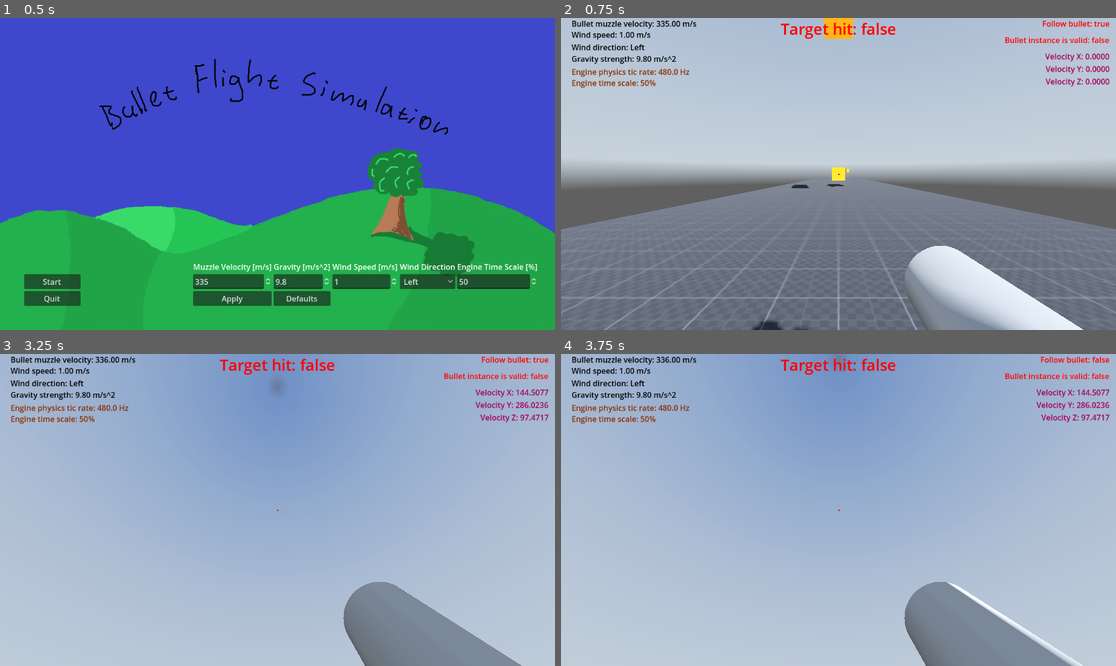
Above: before the commit, frames 1-4 (two rows, left to right).
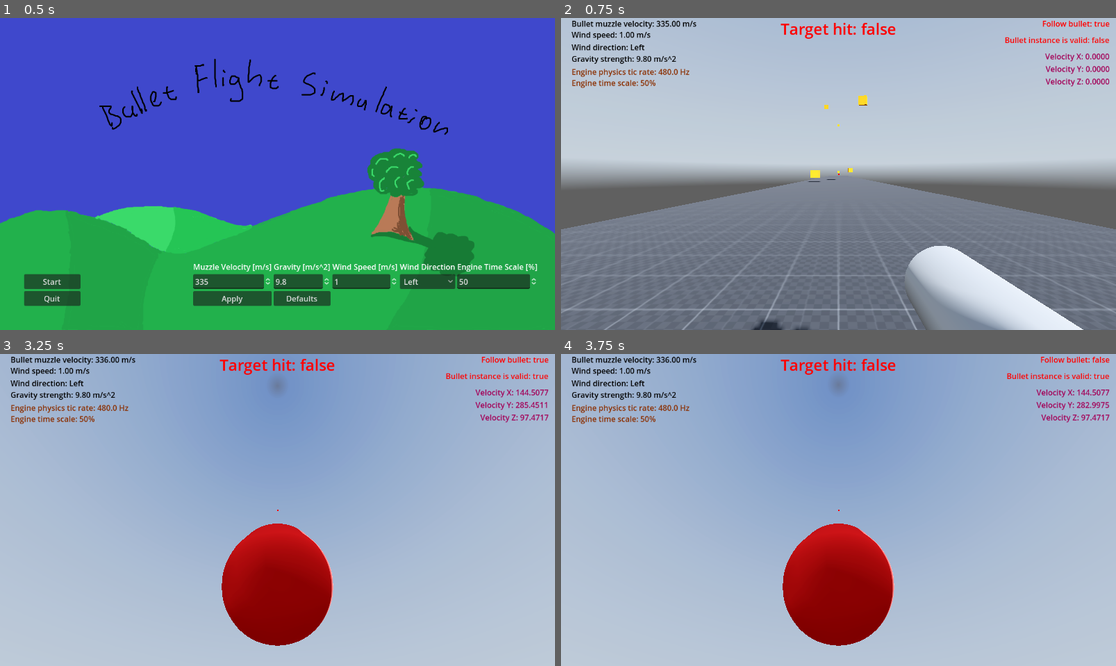
Above: after the commit, the same moments.

Repository: MrJacob252/FSI_bullet_balistics
Game: Godot game, scene res://scenes/main_menu.tscn
Two runs of this game, one before a commit and one after it. Both use one fixed random seed, a clock stepped at 60 frames per second and the inputs below. A sky picture missing from this copy of the repository is replaced by a grey-blue gradient.
Inputs (mouse positions are in pixels of both pictures, inside the frame that each line leads up to):
- Up to frame 1 (0.5 s): no input
- Up to frame 2 (0.75 s): click "Start" at 0.5 s
- Up to frame 3 (3.25 s): tap Enter at 1.25 s; move the mouse to (305, 510) at 1.27 s; hold Page Up (bullet_speed_up) from 1.28 s (still down); right-click (305, 510) at 1.35 s; tap G (reset_gravity) at 2, 2.75 s; move the mouse to (249, 510) at 2.02 s; tap Ctrl (ctrl_mod) at 2.1 s; move the mouse to (288, 503) at 2.77 s; click (288, 503) at 2.85 s
- Up to frame 4 (3.75 s): keep holding Page Up (bullet_speed_up); move the mouse to (832, 516) at 3.52 s; tap E (follow_cam_switch) at 3.6 s

Frame 1 is identical in both runs. In frame 2, 1.3% of the frame differs, in the area x 0-100%, y 0-94%; in frame 3, 11%, in the area x 39-99%, y 6-100%; in frame 4, 11%.

Commit message:
Renamed, repositioned and added targets

Diff:
--- a/scenes/main.tscn
+++ b/scenes/main.tscn
@@ -15,7 +15,7 @@
 uv1_triplanar = true
 
 [sub_resource type="BoxShape3D" id="BoxShape3D_5smnn"]
-size = Vector3(59.637, 1000, 164.467)
+size = Vector3(279.383, 988.712, 422.471)
 
 [sub_resource type="PanoramaSkyMaterial" id="PanoramaSkyMaterial_w6nby"]
 panorama = ExtResource("2_03y14")
@@ -51,23 +51,55 @@
 [node name="stage" type="Node3D" parent="."]
 
 [node name="floor" type="CSGBox3D" parent="stage"]
-transform = Transform3D(1, 0, 0, 0, 1, 0, 0, 0, 1, 0, -2, -67.2833)
+transform = Transform3D(1, 0, 0, 0, 1, 0, 0, 0, 1, 0, -2, -105)
 material_override = SubResource("StandardMaterial3D_13jbb")
 use_collision = true
 collision_layer = 3
 collision_mask = 3
-size = Vector3(20, 4, 144.567)
-
-[node name="target_tmp" type="CSGBox3D" parent="stage" groups=["Target"]]
-transform = Transform3D(1, 0, 0, 0, 1, 0, 0, 0, 1, 0, 2, -34.5)
-material_override = SubResource("StandardMaterial3D_vdj1u")
-use_collision = true
-collision_layer = 3
-collision_mask = 3
-size = Vector3(2, 2, 5)
-
-[node name="target2_tmp" type="CSGBox3D" parent="stage" groups=["Target"]]
-transform = Transform3D(1, 0, 0, 0, 0.797573, -0.603222, 0, 0.603222, 0.797573, 0, 13.9757, -15.9194)
+size = Vector3(20, 4, 220)
+
+[node name="target_50m" type="CSGBox3D" parent="stage" groups=["Target"]]
+transform = Transform3D(1, 0, 0, 0, 1, 0, 0, 0, 1, -6, 2, -52.5)
+material_override = SubResource("StandardMaterial3D_vdj1u")
+use_collision = true
+collision_layer = 3
+collision_mask = 3
+size = Vector3(2, 2, 5)
+
+[node name="target_100m" type="CSGBox3D" parent="stage" groups=["Target"]]
+transform = Transform3D(1, 0, 0, 0, 1, 0, 0, 0, 1, 6, 4, -102.5)
+material_override = SubResource("StandardMaterial3D_vdj1u")
+use_collision = true
+collision_layer = 3
+collision_mask = 3
+size = Vector3(2, 2, 5)
+
+[node name="target_200m" type="CSGBox3D" parent="stage" groups=["Target"]]
+transform = Transform3D(1, 0, 0, 0, 1, 0, 0, 0, 1, 0, 4, -202.5)
+material_override = SubResource("StandardMaterial3D_vdj1u")
+use_collision = true
+collision_layer = 3
+collision_mask = 3
+size = Vector3(2, 2, 5)
+
+[node name="target_angled_50m" type="CSGBox3D" parent="stage" groups=["Target"]]
+transform = Transform3D(0.984808, -0.0481552, -0.166837, 0, 0.960779, -0.277315, 0.173648, 0.273102, 0.946182, 6, 20, -50)
+material_override = SubResource("StandardMaterial3D_vdj1u")
+use_collision = true
+collision_layer = 3
+collision_mask = 3
+size = Vector3(2, 2, 5)
+
+[node name="target_angled_100m" type="CSGBox3D" parent="stage" groups=["Target"]]
+transform = Transform3D(1, 0, 0, 0, 0.984807, -0.173648, 0, 0.173648, 0.984807, 0, 50, -200)
+material_override = SubResource("StandardMaterial3D_vdj1u")
+use_collision = true
+collision_layer = 3
+collision_mask = 3
+size = Vector3(2, 2, 5)
+
+[node name="target_angled_200m" type="CSGBox3D" parent="stage" groups=["Target"]]
+transform = Transform3D(0.996195, 0.0305226, 0.0816363, 0, 0.936672, -0.350207, -0.0871557, 0.348875, 0.933108, -6, 35, -100)
 material_override = SubResource("StandardMaterial3D_vdj1u")
 use_collision = true
 collision_layer = 3
@@ -81,16 +113,8 @@
 script = ExtResource("3_0pxc4")
 
 [node name="CollisionShape3D" type="CollisionShape3D" parent="stage/bounding_box"]
-transform = Transform3D(1, 0, 0, 0, 1, 0, 0, 0, 1, -0.68158, 106.967, -69.7334)
+transform = Transform3D(1, 0, 0, 0, 1, 0, 0, 0, 1, -22.9673, 112.611, -138.807)
 shape = SubResource("BoxShape3D_5smnn")
-
-[node name="target_tmp2" type="CSGBox3D" parent="stage" groups=["Target"]]
-transform = Transform3D(1, 0, 0, 0, 1, 0, 0, 0, 1, 5.67757, 4, -126.743)
-material_override = SubResource("StandardMaterial3D_vdj1u")
-use_collision = true
-collision_layer = 3
-collision_mask = 3
-size = Vector3(2, 2, 5)
 
 [node name="env" type="Node3D" parent="."]
 
